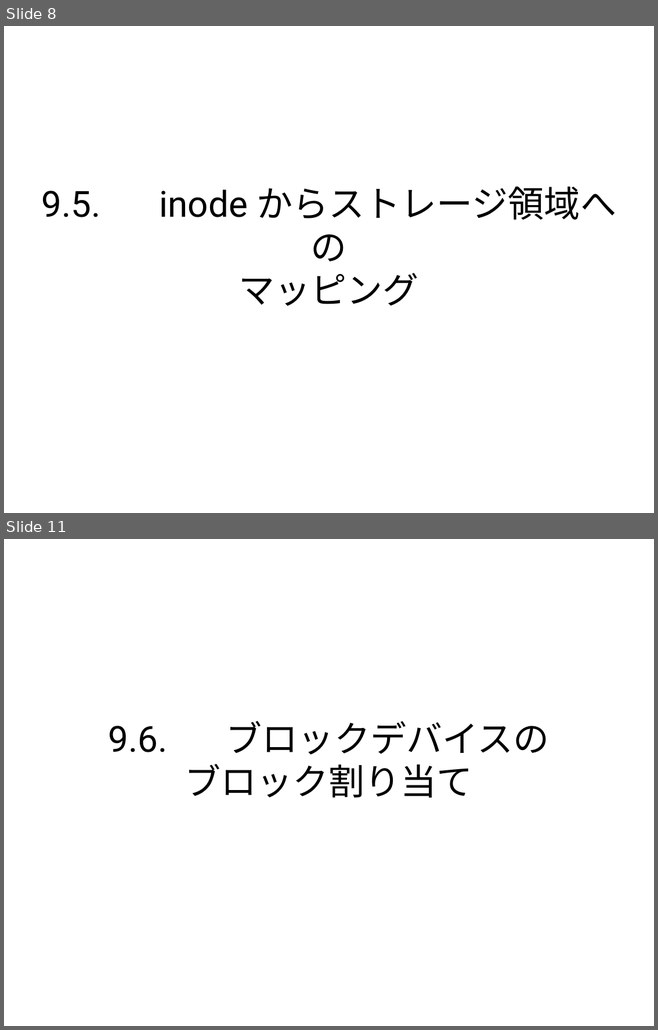
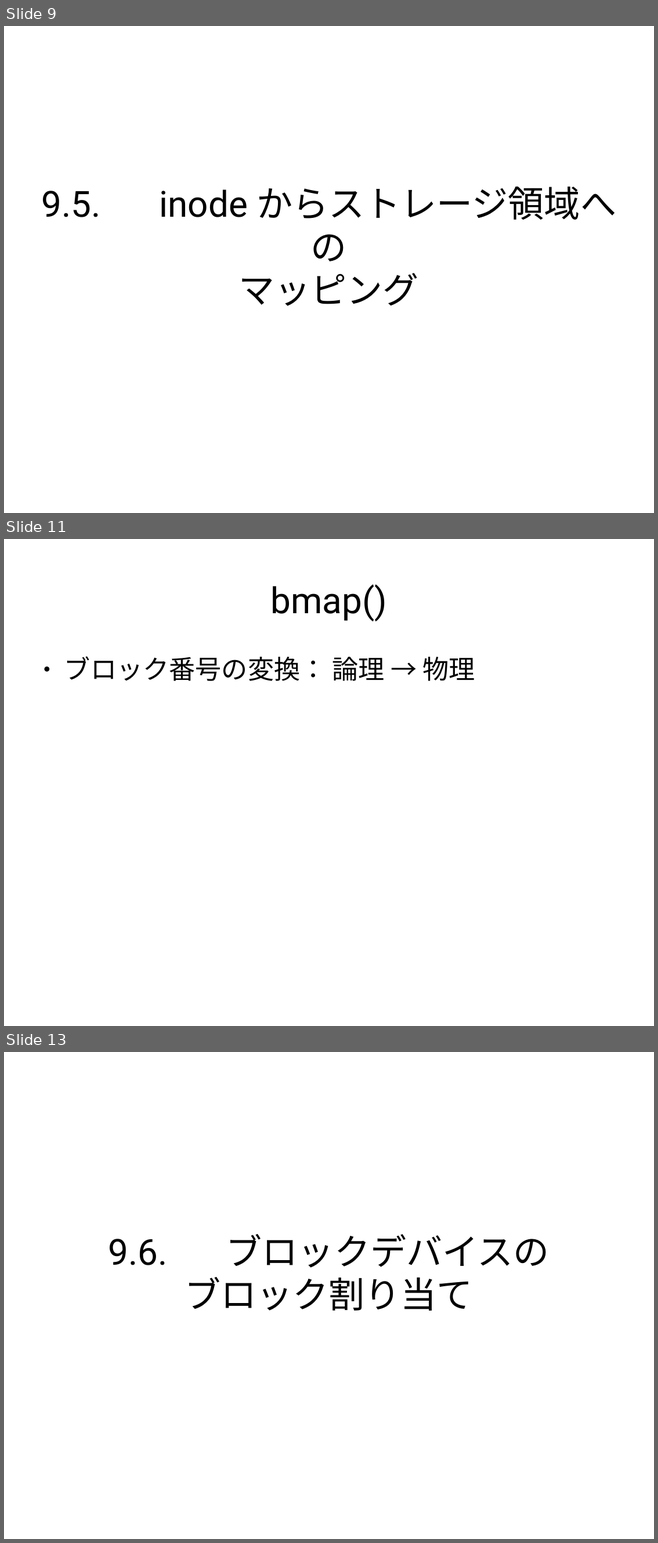
Before and after one commit to andromedroid/ame, a slide deck: doc/unix_v6/inode.odp. Shown one above the other, each under a label of ours: slides 8 and 11 before the commit, slides 9, 11 and 13 after it; the slides between them are not shown. The pictures are 658x1030 and 658x1543 pixels, drawn with LibreOffice and Linux fonts; fonts in the diff are those of the drawing. Boxes give left, top, right and bottom in pixels: in the first picture for what was removed or moved away, otherwise in the second. Text is boxed around its words. In the diff, an @@ line names an element or a change of style, - is before the commit and + after.

```diff
--- a/doc/unix_v6/inode.odp
+++ b/doc/unix_v6/inode.odp
@@ slide 11 added at (x1=4, y1=539, x2=654, y2=1026), background #FFFFFF @@
@@ title added at (x1=270, y1=584, x2=387, y2=621), 44 pt, text #000000 @@
+bmap()
@@ text added at (x1=64, y1=656, x2=475, y2=681), 32 pt, text #000000 @@
+● ブロック番号の変換： 論理 → 物理
@@ what was slide 8 is now slide 9 @@
@@ what was slide 11 is now slide 13 @@
```
Also in this commit, not shown: 16 other slides added, 14 slides removed.
